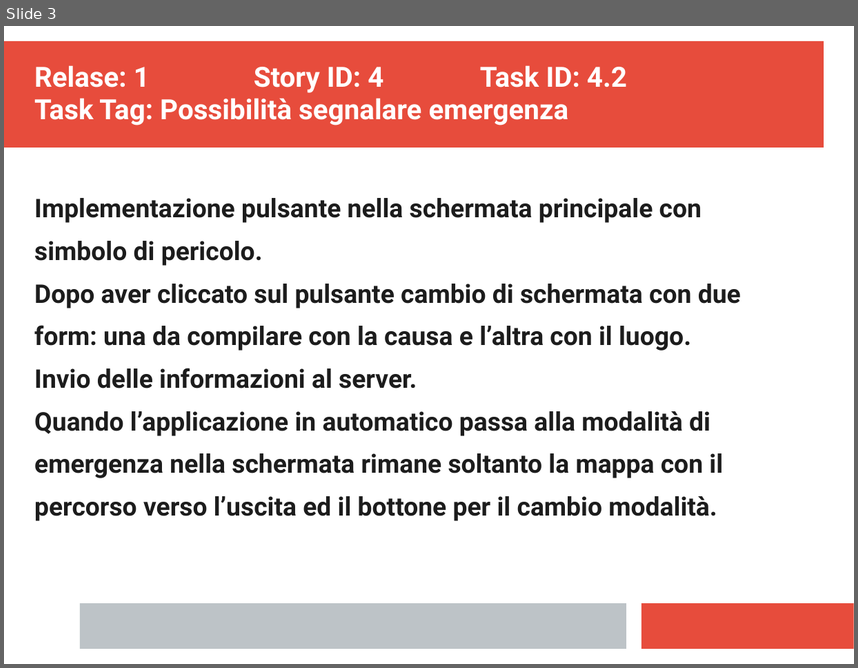
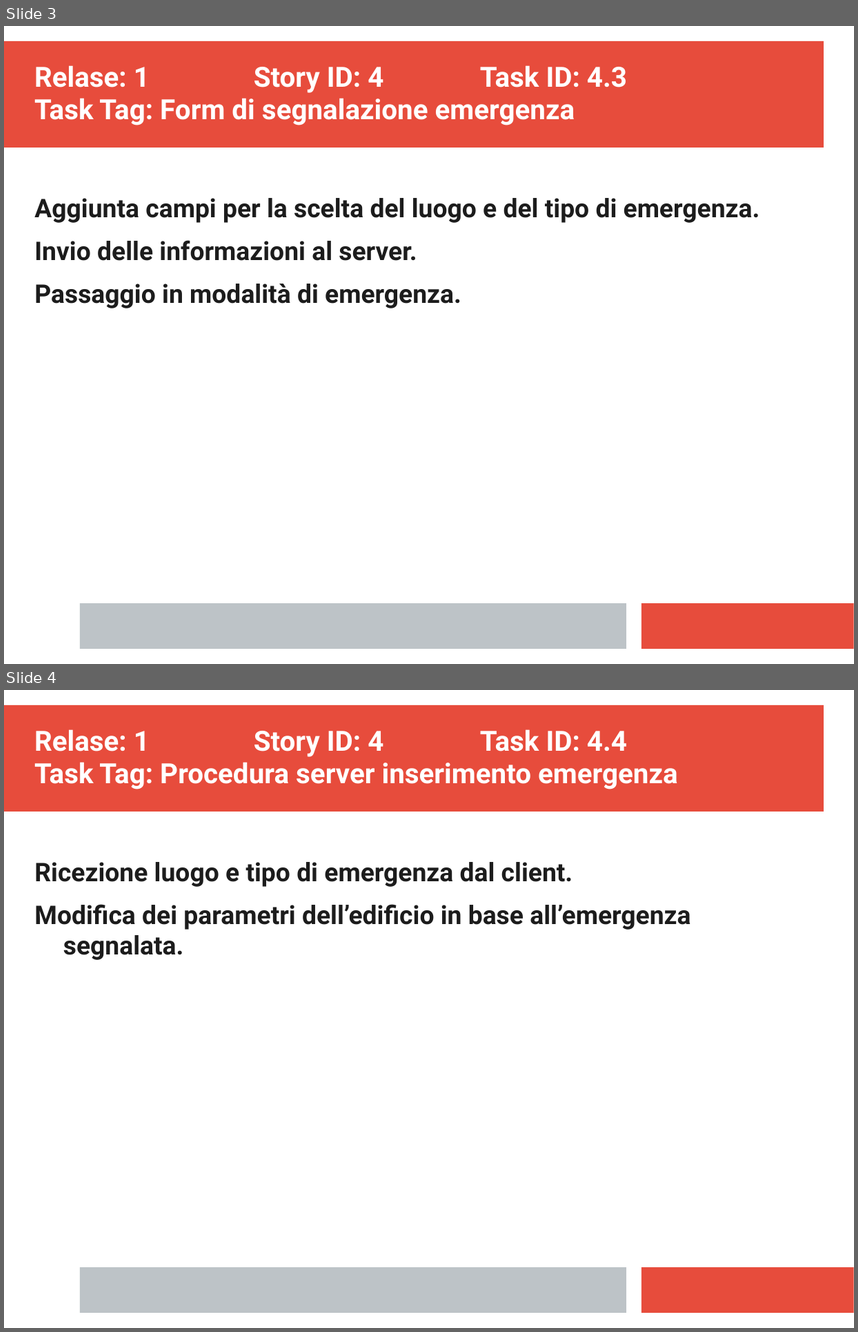
Before and after one commit to ecorradini/ProgettoIDS, a slide deck: AnalisiRequisiti/TaskGestioneOrdinaria.ppt. Shown one above the other, each under a label of ours: slide 3 before the commit, slides 3 and 4 after it. The pictures are 858x668 and 858x1332 pixels, drawn with LibreOffice and Linux fonts; fonts in the diff are those of the drawing. Boxes give left, top, right and bottom in pixels: in the first picture for what was removed or moved away, otherwise in the second. Text is boxed around its words. In the diff, an @@ line names an element or a change of style, - is before the commit and + after.

```diff
--- a/AnalisiRequisiti/TaskGestioneOrdinaria.ppt
+++ b/AnalisiRequisiti/TaskGestioneOrdinaria.ppt
@@ slide 4 added at (x1=4, y1=690, x2=854, y2=1328), background #FFFFFF; not listed: 3 template elements that a slide beside it also shows @@
@@ text added at (x1=34, y1=729, x2=678, y2=789), 26 pt, text #FFFFFF, bold @@
+Relase: 1 Story ID: 4 Task ID: 4.4
+Task Tag: Procedura server inserimento emergenza
@@ text added at (x1=34, y1=862, x2=691, y2=960), 24 pt, text #1C1C1C, bold @@
+Ricezione luogo e tipo di emergenza dal client.
+Modifica dei parametri dell’edificio in base all’emergenza segnalata.
@@ slide 3 changed as well @@
@@ text at (x1=34, y1=65, x2=627, y2=125): text changed @@
-Relase: 1 Story ID: 4 Task ID: 4.2
-Task Tag: Possibilità segnalare emergenza
+Relase: 1 Story ID: 4 Task ID: 4.3
+Task Tag: Form di segnalazione emergenza
@@ text at (x1=34, y1=198, x2=760, y2=223): text changed @@
-Implementazione pulsante nella schermata principale con
-simbolo di pericolo.
-Dopo aver cliccato sul pulsante cambio di schermata con due
-form: una da compilare con la causa e l’altra con il luogo.
+Aggiunta campi per la scelta del luogo e del tipo di emergenza.
@@ text at (x1=34, y1=283, x2=461, y2=308): text changed @@
-Quando l’applicazione in automatico passa alla modalità di
-emergenza nella schermata rimane soltanto la mappa con il
-percorso verso l’uscita ed il bottone per il cambio modalità.
+Passaggio in modalità di emergenza.
```
Also in this commit, not shown: 1 other slide changed, 3 other slides added, 2 slides removed, 8 other files.
